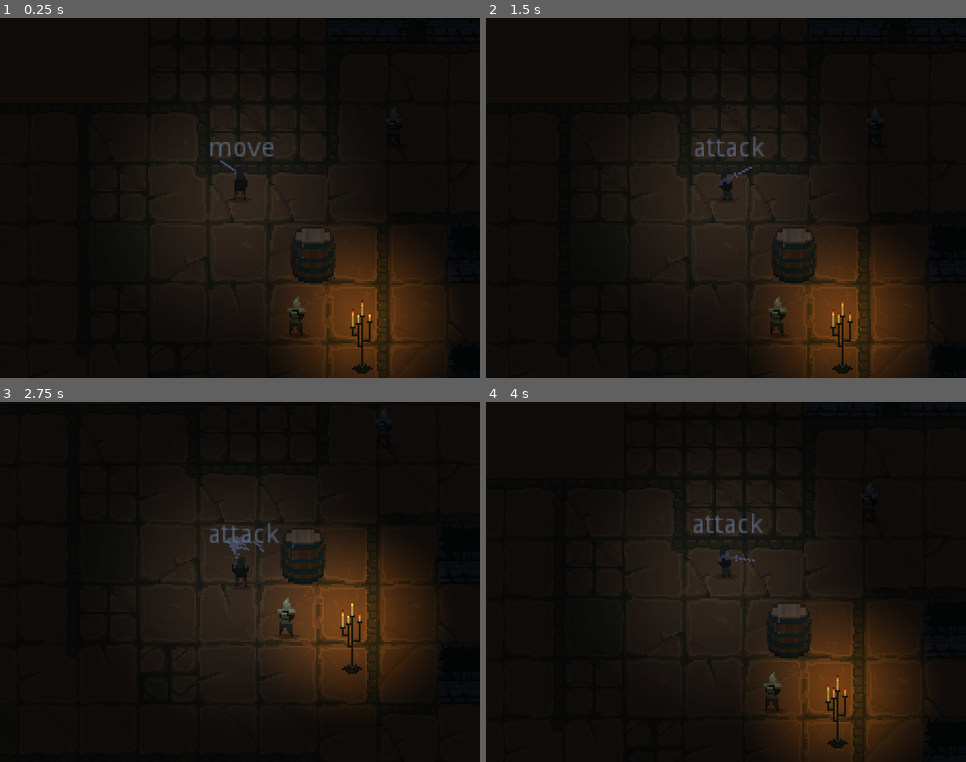
Above: before the commit, frames 1-4 (two rows, left to right).
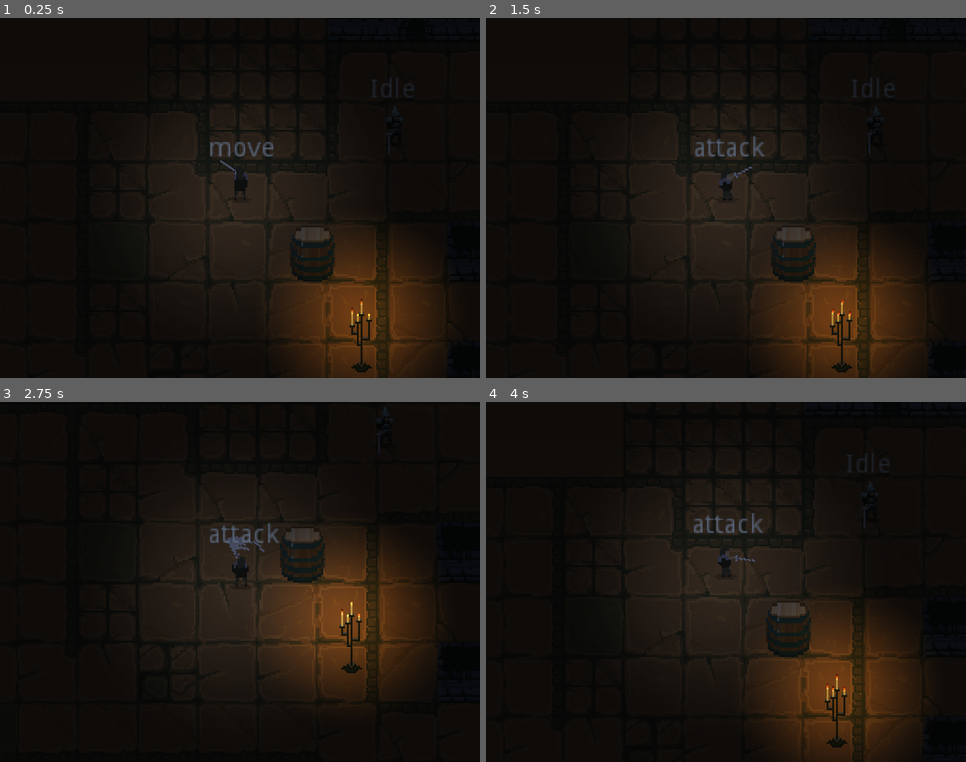
Above: after the commit, the same moments.

Repository: Pawel-9215/BlackFrost
Game: Godot game, scene res://Maps/World.tscn
Same seed, same stepped clock (60 frames per second), same inputs: the game is played once before the commit and once after it.
Inputs (mouse positions are in pixels of both pictures, inside the frame that each line leads up to):
- Up to frame 1 (0.25 s): no input
- Up to frame 2 (1.5 s): tap Enter at 0.5 s; move the mouse to (831, 180) at 0.52 s; press the mouse at (831, 180) at 0.53 s; hold D (move_right) 0.53-1.28 s; move the mouse to (630, 216) at 1.27 s; release the mouse at (630, 216) at 1.28 s; hold S (move_down) from 1.28 s (still down); click (630, 216) at 1.35 s
- Up to frame 3 (2.75 s): move the mouse to (288, 502) at 2.02 s; release S (move_down) at 2.03 s; press the mouse at (288, 502) at 2.03 s; hold D (move_right) from 2.03 s (still down)
- Up to frame 4 (4 s): move the mouse to (702, 654) at 2.77 s; release D (move_right) at 2.78 s; release the mouse at (702, 654) at 2.78 s; hold W (move_up) 2.78-3.53 s; click (702, 654) at 2.85 s; move the mouse to (870, 636) at 3.52 s; press the mouse at (870, 636) at 3.53 s; hold A (move_left) from 3.53 s (still down)

The runs differ from the first frame. In frame 1, 1.1% of the frame differs, in the area x 40-90%, y 16-100%; in frame 2, 1.1%; in frame 3, 1.2%, in the area x 39-88%, y 1-84%; in frame 4, 1.1%.

Commit message:
draugir attack wip

Diff:
--- a/Characters/Animations.gd
+++ b/Characters/Animations.gd
@@ -15,6 +15,8 @@
 onready var animationTree = $AnimationTree
 onready var AnimationState = $AnimationTree.get("parameters/playback")
 
+var alive = true
+
 
 # Called when the node enters the scene tree for the first time.
 func _ready():
@@ -22,11 +24,12 @@
 
 # warning-ignore:unused_argument
 func _physics_process(_delta):
-	update_animation()
-	if character.velocity.x < 0:
-		$AnimatedSprite.flip_h = true
-	else:
-		$AnimatedSprite.flip_h = false
+	if alive:
+		update_animation()
+		if character.velocity.x < 0:
+			$AnimatedSprite.flip_h = true
+		else:
+			$AnimatedSprite.flip_h = false
 
 func update_animation():
 	velocity = character.velocity
@@ -35,14 +38,18 @@
 	animationTree.set("parameters/Idle/blend_position", velocity.normalized())
 	animationTree.set("parameters/Run/blend_position", velocity.normalized())
 	# animationTree.set("parameters/Attack/blend_position", mouse_vector)
+	# print(velocity)
 	if velocity.length() > 5:
 		AnimationState.travel("Run")
+		$Label.text = ("Run")
 	else:
 		AnimationState.travel("Idle")
+		$Label.text = ("Idle")
 
 func changed_state(state):
 	if state == DEATH:
-		$AnimatedSprite.play("death")
+		alive = false
+		AnimationState.travel("die")
 # Called every frame. 'delta' is the elapsed time since the previous frame.
 #func _process(delta):
 #	pass
--- a/Characters/Draugir.gd
+++ b/Characters/Draugir.gd
@@ -5,6 +5,8 @@
 onready var stats = $Stats
 var velocity = Vector2()
 var player_detected = false
+
+signal attack
 
 enum {
 	IDLE,
@@ -47,7 +49,7 @@
 		DEATH:
 			death_state()
 		IDLE:
-			pass
+			idle()
 		WANDER:
 			pass
 		CHASE:
@@ -80,7 +82,10 @@
 		$PlayerDetection.rotate(deg2rad(-90))
 		update_movement(direction)
 		velocity = move_and_slide(velocity)
+		update_look_at()
 		#$PlayerDetection.rotation = direction.get_angle_to()
+	else:
+		set_state('idle')
 
 func idle():
 	update_movement(Vector2.ZERO)
@@ -96,7 +101,11 @@
 	pass
 
 func attack_state():
-	pass
+
+	#	var mouse_vector = get_global_mouse_position() - global_position
+	#	mouse_vector = mouse_vector.normalized()
+	velocity = lerp(velocity, Vector2.ZERO, FRICTION)
+	velocity = move_and_slide(velocity)
 
 func _on_Hurtbox_area_entered(area):
 	var area_position = area.get_owner().get_global_position()
@@ -152,3 +161,7 @@
 		set_state("chase")
 	else:
 		set_state("idle")
+
+func update_look_at():
+	if player_detected and ($PlayerDetection.player != null):
+		$Hands.look_at($PlayerDetection.player.global_position)
--- a/Characters/Draugir.tscn
+++ b/Characters/Draugir.tscn
@@ -8,6 +8,7 @@
 [ext_resource path="res://Characters/Stats.tscn" type="PackedScene" id=6]
 [ext_resource path="res://Characters/character_modules/PlayerDetection.tscn" type="PackedScene" id=7]
 [ext_resource path="res://Characters/Animations.gd" type="Script" id=8]
+[ext_resource path="res://weapons/weapon_base.tscn" type="PackedScene" id=9]
 
 [sub_resource type="AtlasTexture" id=1]
 atlas = ExtResource( 5 )
@@ -172,6 +173,7 @@
 
 [sub_resource type="Animation" id=30]
 resource_name = "Idle_right"
+loop = true
 tracks/0/type = "value"
 tracks/0/path = NodePath("AnimatedSprite:animation")
 tracks/0/interp = 1
@@ -228,6 +230,21 @@
 "transitions": PoolRealArray( 1 ),
 "update": 1,
 "values": [ "run_right" ]
+}
+
+[sub_resource type="Animation" id=51]
+resource_name = "die"
+tracks/0/type = "value"
+tracks/0/path = NodePath("AnimatedSprite:animation")
+tracks/0/interp = 1
+tracks/0/loop_wrap = true
+tracks/0/imported = false
+tracks/0/enabled = true
+tracks/0/keys = {
+"times": PoolRealArray( 0 ),
+"transitions": PoolRealArray( 1 ),
+"update": 1,
+"values": [ "death" ]
 }
 
 [sub_resource type="Animation" id=34]
@@ -269,16 +286,16 @@
 blend_mode = 1
 
 [sub_resource type="AnimationNodeAnimation" id=40]
-animation = "Idle_down"
+animation = "Run_down"
 
 [sub_resource type="AnimationNodeAnimation" id=41]
-animation = "Idle_up"
+animation = "run_up"
 
 [sub_resource type="AnimationNodeAnimation" id=42]
-animation = "Idle_right"
+animation = "Run_right"
 
 [sub_resource type="AnimationNodeAnimation" id=43]
-animation = "Idle_right"
+animation = "Run_right"
 
 [sub_resource type="AnimationNodeBlendSpace2D" id=44]
 blend_point_0/node = SubResource( 40 )
@@ -291,16 +308,23 @@
 blend_point_3/pos = Vector2( -1, 0 )
 blend_mode = 1
 
+[sub_resource type="AnimationNodeAnimation" id=52]
+animation = "die"
+
 [sub_resource type="AnimationNodeStateMachineTransition" id=45]
 
 [sub_resource type="AnimationNodeStateMachineTransition" id=46]
+
+[sub_resource type="AnimationNodeStateMachineTransition" id=53]
 
 [sub_resource type="AnimationNodeStateMachine" id=47]
 states/Idle/node = SubResource( 39 )
 states/Idle/position = Vector2( 433.4, 85.4 )
 states/Run/node = SubResource( 44 )
-states/Run/position = Vector2( 675, 85.88 )
-transitions = [ "Idle", "Run", SubResource( 45 ), "Run", "Idle", SubResource( 46 ) ]
+states/Run/position = Vector2( 675, 85.496 )
+states/die/node = SubResource( 52 )
+states/die/position = Vector2( 434.2, 190.2 )
+transitions = [ "Idle", "Run", SubResource( 45 ), "Run", "Idle", SubResource( 46 ), "Idle", "die", SubResource( 53 ) ]
 start_node = "Idle"
 
 [sub_resource type="AnimationNodeStateMachinePlayback" id=48]
@@ -334,11 +358,13 @@
 playing = true
 
 [node name="AnimationPlayer" type="AnimationPlayer" parent="Animations" index="1"]
+autoplay = "Idle_down"
 anims/Idle_down = SubResource( 29 )
 anims/Idle_right = SubResource( 30 )
 anims/Idle_up = SubResource( 31 )
 anims/Run_down = SubResource( 32 )
 anims/Run_right = SubResource( 33 )
+anims/die = SubResource( 51 )
 anims/run_up = SubResource( 34 )
 
 [node name="AnimationTree" type="AnimationTree" parent="Animations" index="2"]
@@ -350,6 +376,17 @@
 parameters/Idle/blend_position = Vector2( 0, 0 )
 parameters/Run/blend_position = Vector2( 0, 0 )
 
+[node name="Label" type="Label" parent="Animations" index="3"]
+margin_left = -19.5162
+margin_top = -35.3553
+margin_right = 20.4838
+margin_bottom = -21.3553
+text = "test"
+align = 1
+__meta__ = {
+"_edit_use_anchors_": false
+}
+
 [node name="CollisionShape2D" parent="." index="2"]
 visible = false
 position = Vector2( 0.440969, -0.644434 )
@@ -370,6 +407,7 @@
 explosiveness = 0.91
 randomness = 0.24
 lifetime_randomness = 0.36
+local_coords = false
 emission_shape = 1
 emission_sphere_radius = 4.34
 direction = Vector2( 1, 1 )
@@ -391,6 +429,7 @@
 one_shot = true
 randomness = 0.1
 lifetime_randomness = 0.36
+local_coords = false
 emission_shape = 1
 emission_sphere_radius = 2.0
 direction = Vector2( 0, -1 )
@@ -415,6 +454,13 @@
 bus = "sounds"
 
 [node name="PlayerDetection" parent="." index="9" instance=ExtResource( 7 )]
+
+[node name="Hands" type="Node2D" parent="." index="10"]
+position = Vector2( 0.873072, -9.44504 )
+rotation = 1.5708
+
+[node name="WeaponBase" parent="Hands" index="0" instance=ExtResource( 9 )]
+rotation = -1.5708
 [connection signal="area_entered" from="Hurtbox" to="." method="_on_Hurtbox_area_entered"]
 [connection signal="no_health" from="Stats" to="." method="_on_Stats_no_health"]
 [connection signal="player_status" from="PlayerDetection" to="." method="_on_PlayerDetection_player_status"]
--- a/Characters/Player.tscn
+++ b/Characters/Player.tscn
@@ -720,10 +720,10 @@
 states/Idle/node = SubResource( 51 )
 states/Idle/position = Vector2( 70, -29 )
 states/Run/node = SubResource( 58 )
-states/Run/position = Vector2( 286, -18 )
+states/Run/position = Vector2( 314, -28.72 )
 transitions = [ "Idle", "Run", SubResource( 59 ), "Run", "Idle", SubResource( 60 ), "Idle", "Attack", SubResource( 61 ), "Attack", "Idle", SubResource( 62 ) ]
 start_node = "Idle"
-graph_offset = Vector2( -552, -82 )
+graph_offset = Vector2( -284, -90 )
 
 [sub_resource type="AnimationNodeStateMachinePlayback" id=64]
 
--- a/Maps/World.tscn
+++ b/Maps/World.tscn
@@ -881,7 +881,7 @@
 [node name="YSort" type="YSort" parent="."]
 
 [node name="Player" parent="YSort" instance=ExtResource( 1 )]
-position = Vector2( -79.1286, 50.6585 )
+position = Vector2( -78.8289, 51.2578 )
 
 [node name="CandleStand" parent="YSort" instance=ExtResource( 2 )]
 position = Vector2( 176, 144 )
@@ -896,9 +896,6 @@
 
 [node name="Draugir" parent="YSort/Mobs" instance=ExtResource( 5 )]
 position = Vector2( 3.20361, 21.8914 )
-
-[node name="Draugir2" parent="YSort/Mobs" instance=ExtResource( 5 )]
-position = Vector2( -48.7217, 122.972 )
 
 [node name="AudioStreamPlayer" type="AudioStreamPlayer" parent="."]
 stream = ExtResource( 6 )
--- a/weapons/weapon_base.tscn
+++ b/weapons/weapon_base.tscn
@@ -116,7 +116,7 @@
 
 [node name="AnimatedSprite" type="AnimatedSprite" parent="."]
 frames = SubResource( 7 )
-animation = "attack"
+animation = "idle"
 
 [node name="Hitbox" parent="." instance=ExtResource( 3 )]
 collision_layer = 64
Not shown: 1 places in Characters/Draugir.tscn that only renumber resources
Not shown: 1 places in weapons/weapon_base.tscn that only renumber resources
